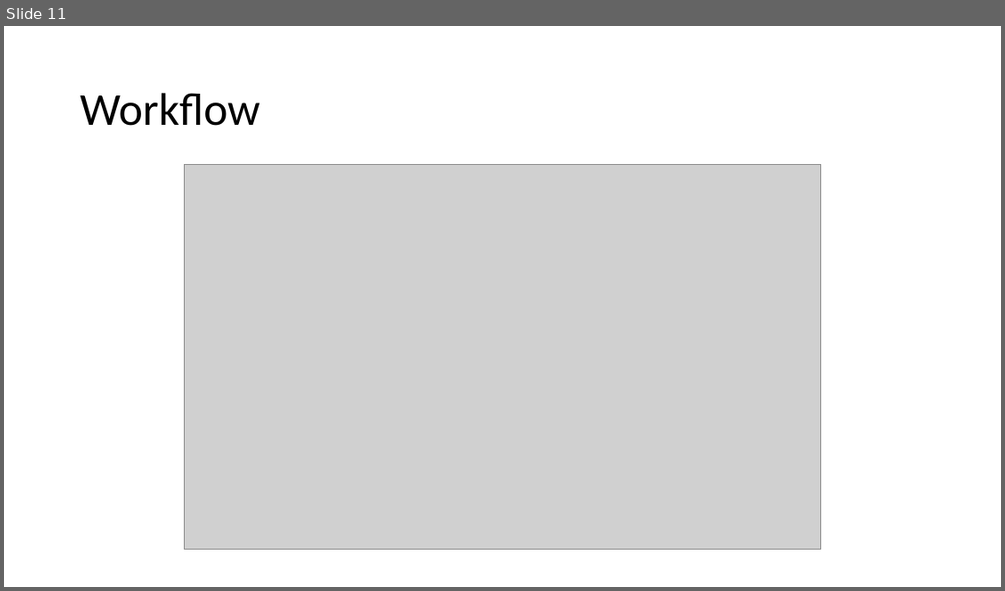
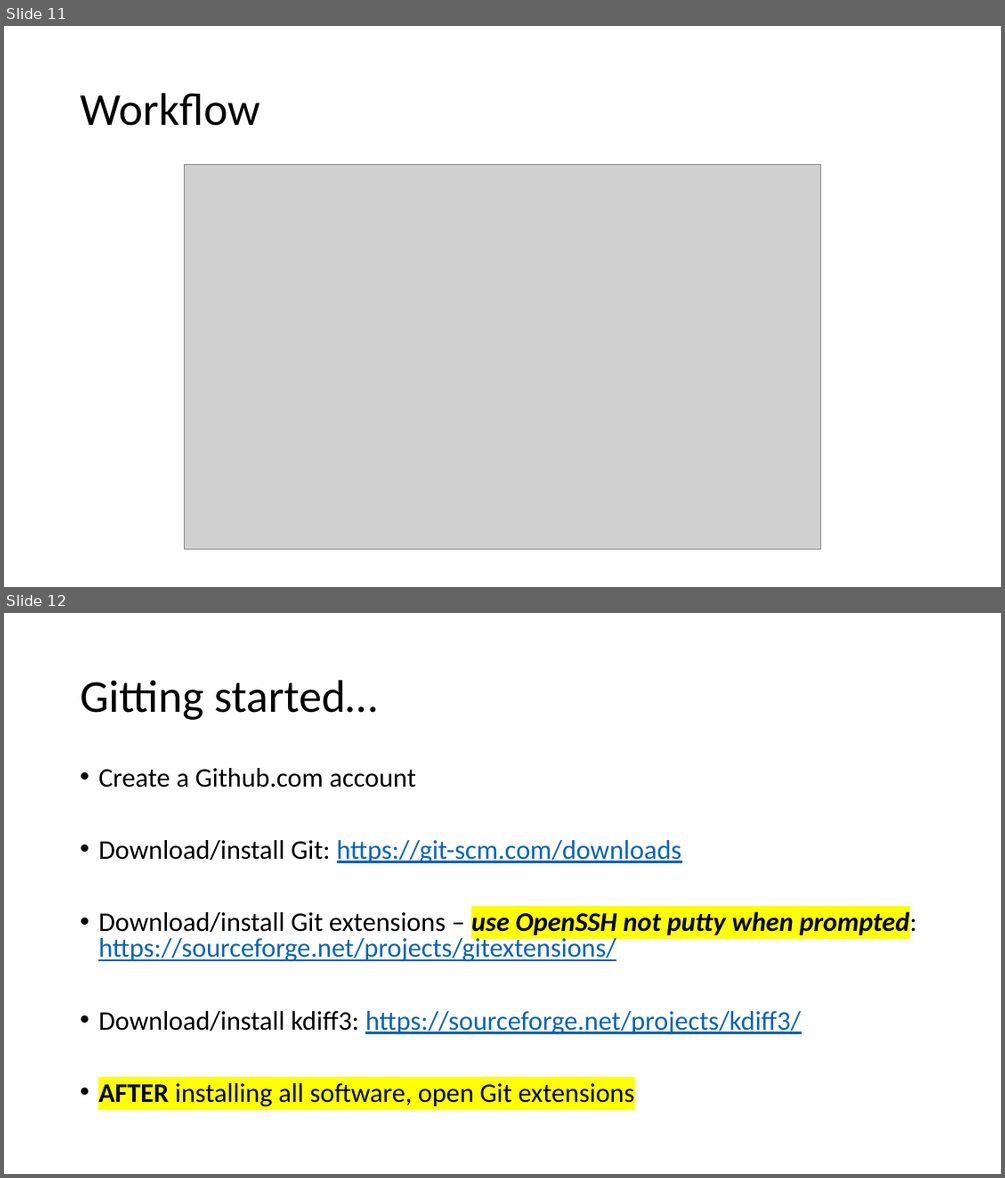
Before and after one commit to maxxb77/EBGN632_2019, a slide deck: ClassSlides/Course2.pptx. Shown one above the other, each under a label of ours: slide 11 before the commit, slides 11 and 12 after it. The pictures are 1005x591 and 1005x1178 pixels, drawn with LibreOffice and Linux fonts; fonts in the diff are those of the drawing; grey boxes stand for pictures. Boxes give left, top, right and bottom in pixels: in the first picture for what was removed or moved away, otherwise in the second. Text is boxed around its words. In the diff, an @@ line names an element or a change of style, - is before the commit and + after.

```diff
--- a/ClassSlides/Course2.pptx
+++ b/ClassSlides/Course2.pptx
@@ slide 12 added at (4, 613, 1001, 1174), background #FFFFFF @@
@@ title added at (80, 680, 377, 720), 44 pt, text #000000 @@
+Gitting started…
@@ text added at (98, 768, 917, 1107), 25.9 pt, text #000000 @@
+• Create a Github.com account
+• Download/install Git: https://git-scm.com/downloads
+• Download/install Git extensions – use OpenSSH not putty when prompted: https://sourceforge.net/projects/gitextensions/
+• Download/install kdiff3: https://sourceforge.net/projects/kdiff3/
+• AFTER installing all software, open Git extensions
```
Also in this commit, not shown: 4 other slides added, 1 slide removed.
